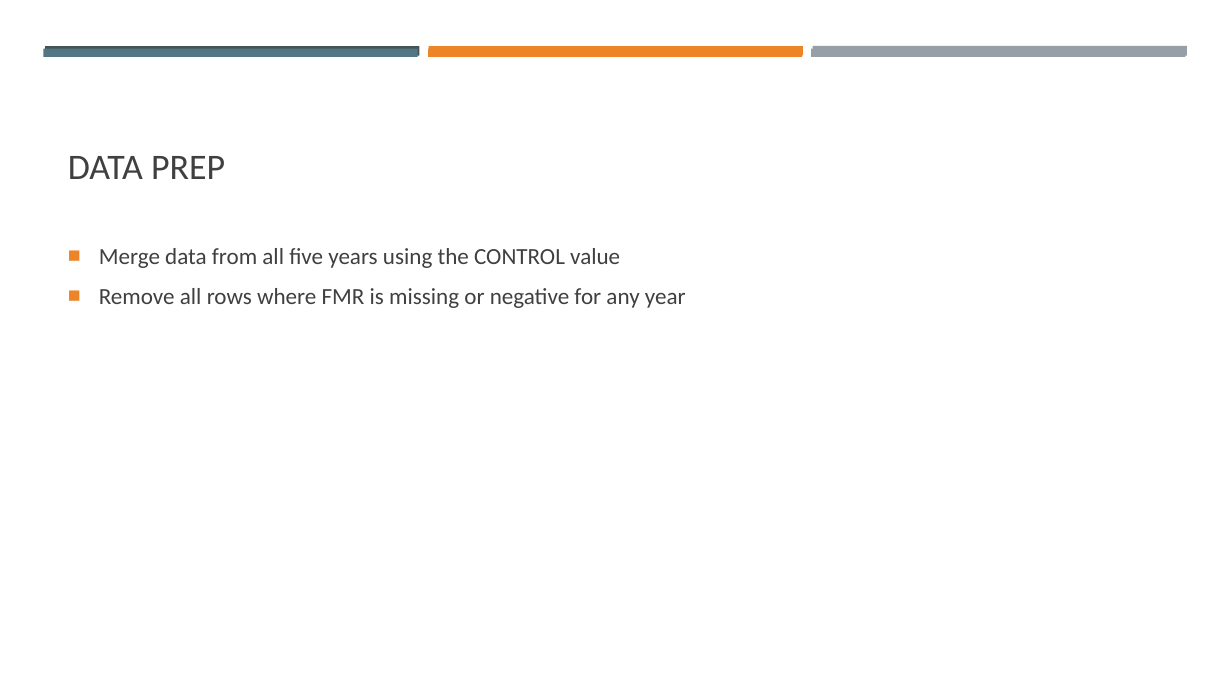
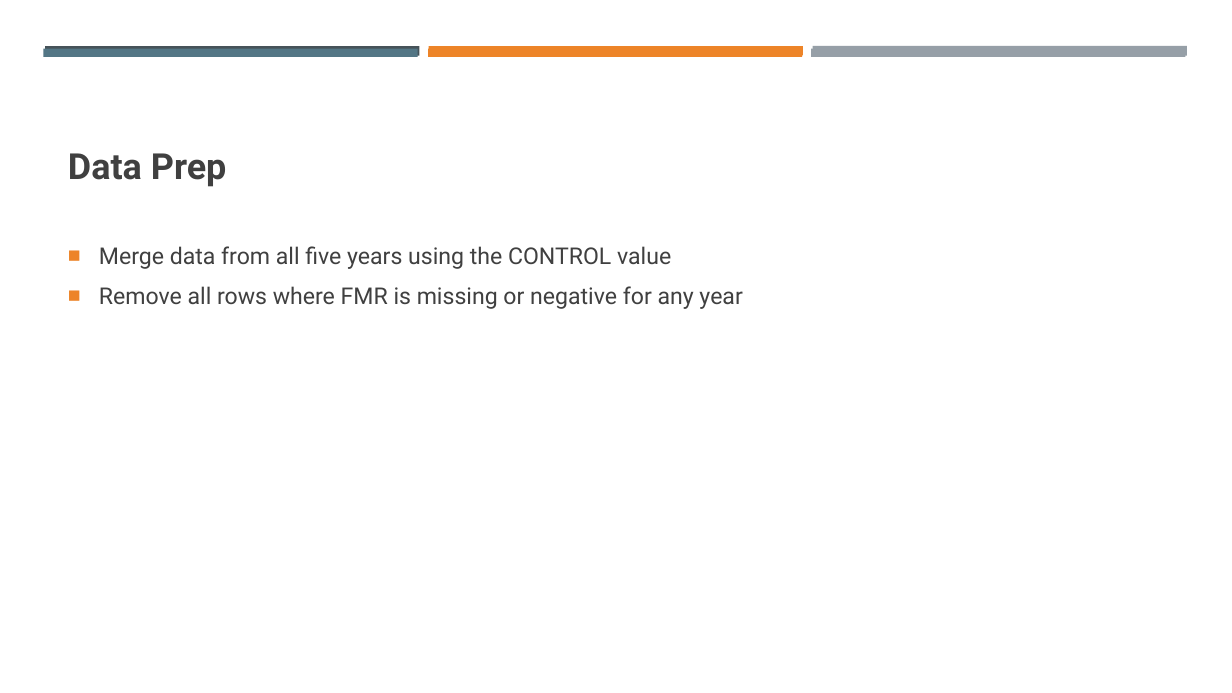
Before and after one commit to tamimcm416/capstone_business_stats, a slide deck: slide 3 of Assignment 2.pptx. Drawn at 1232x693 pixels with LibreOffice and Linux fonts; fonts in the diff are those of the drawing. Boxes give left, top, right and bottom in pixels: in the first picture for what was removed or moved away, otherwise in the second. Text is boxed around its words. In the diff, an @@ line names an element or a change of style, - is before the commit and + after.

```diff
--- a/Assignment 2.pptx
+++ b/Assignment 2.pptx
@@ title at <box>68,153,227,187</box>: text changed; font Calibri to Roboto; bold on @@
-DATA PREP
+Data Prep
@@ text "Merge data from all five ..." at <box>99,246,742,309</box>: font Calibri to Roboto @@
```
Also in this commit, not shown: 9 other slides changed.
